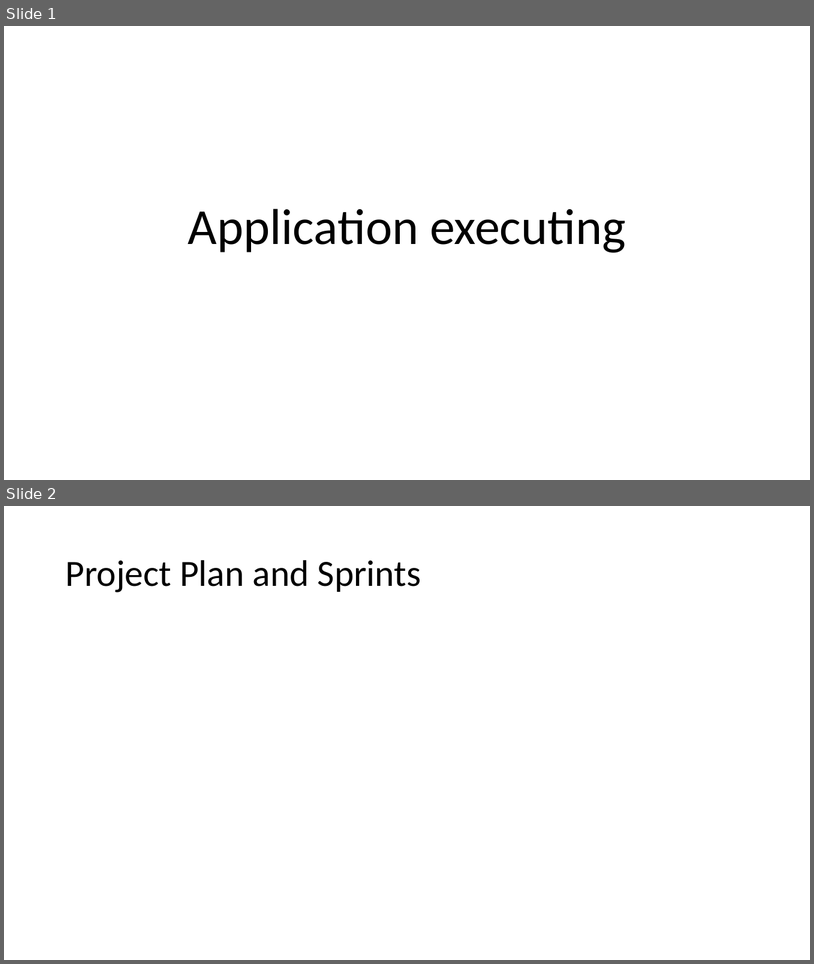
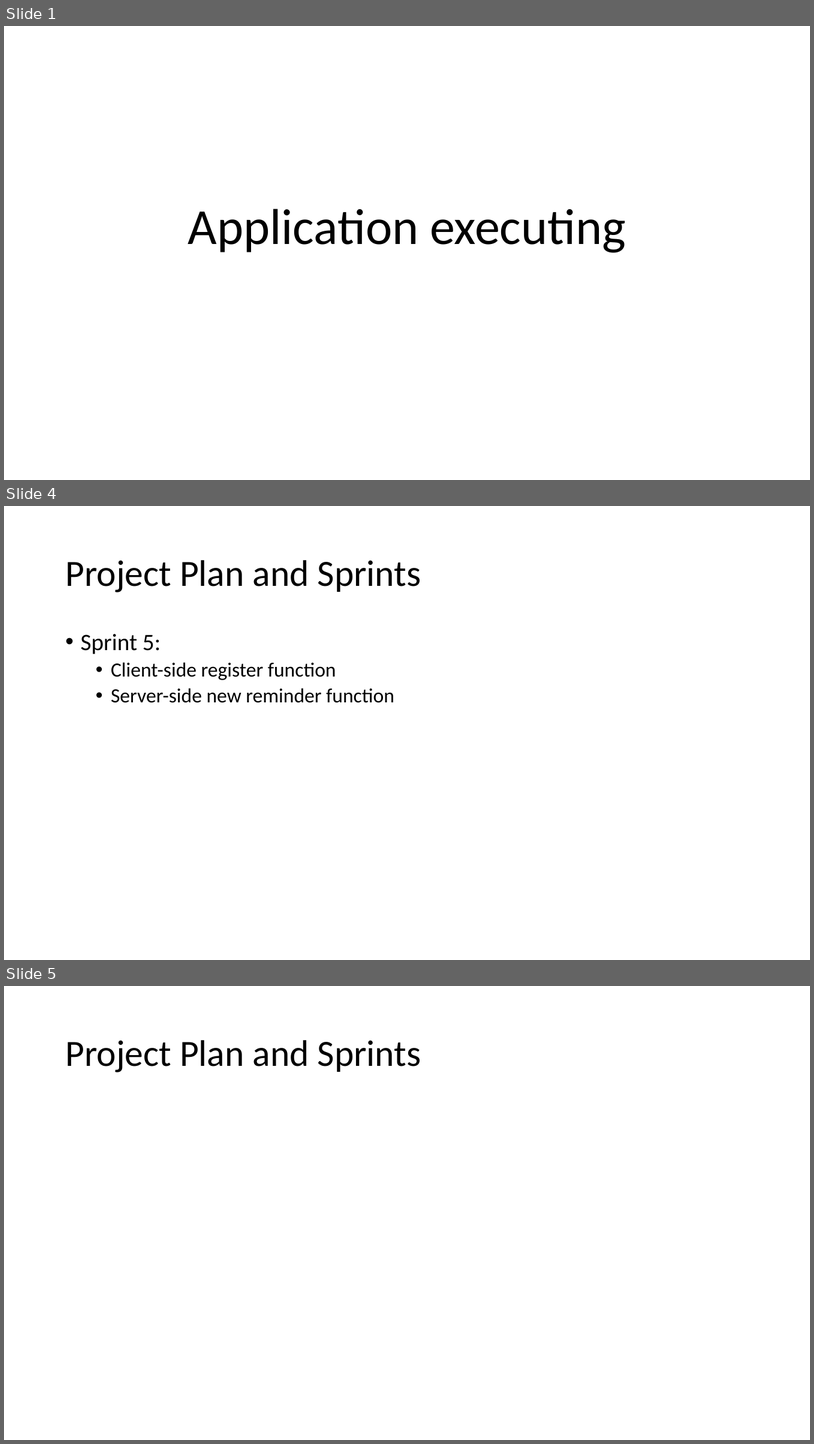
Before and after one commit to LukaWG/COMP1004, a slide deck: Documents/Presentation.pptx. Shown one above the other, each under a label of ours: slides 1 and 2 before the commit, slides 1, 4 and 5 after it; the slides between them are not shown. The pictures are 814x964 and 814x1444 pixels, drawn with LibreOffice and Linux fonts; fonts in the diff are those of the drawing. Boxes give left, top, right and bottom in pixels: in the first picture for what was removed or moved away, otherwise in the second. Text is boxed around its words. In the diff, an @@ line names an element or a change of style, - is before the commit and + after.

```diff
--- a/Documents/Presentation.pptx
+++ b/Documents/Presentation.pptx
@@ slide 4 added at (x1=4, y1=506, x2=810, y2=960), background #FFFFFF @@
@@ title added at (x1=65, y1=560, x2=422, y2=592), 44 pt, text #000000 @@
+Project Plan and Sprints
@@ text added at (x1=81, y1=634, x2=395, y2=703), 24 pt, text #000000 @@
+• Sprint 5:
+  • Client-side register function
+  • Server-side new reminder function
@@ what was slide 2 is now slide 5 @@
```
Also in this commit, not shown: 1 slide changed, 2 other slides added, 1 other file.
